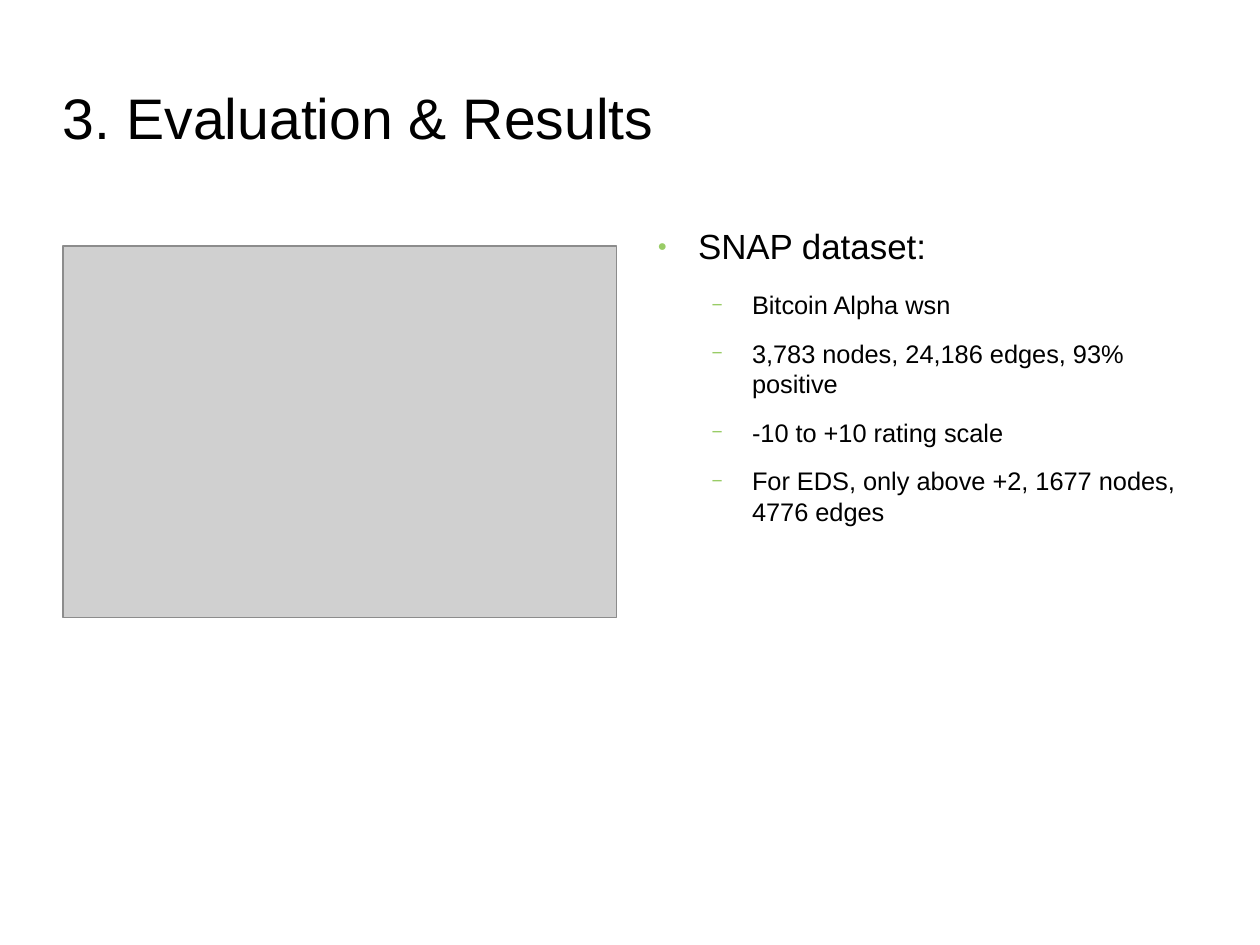
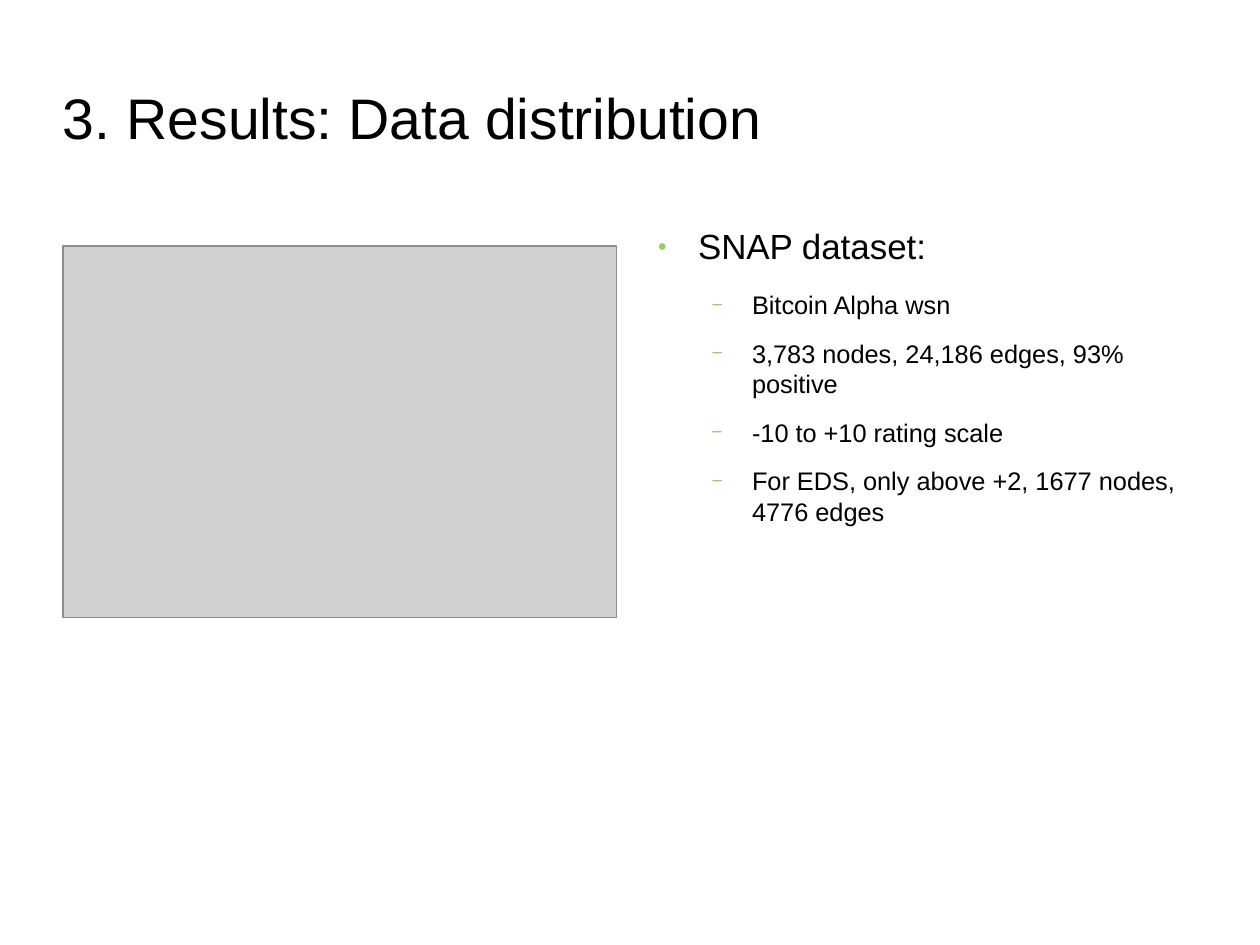
Before and after one commit to s2-t2/blockchain_reputation_system, a slide deck: slide 20 of documents/Presentation/Presentation.odp. Drawn at 1260x945 pixels with LibreOffice and Linux fonts; fonts in the diff are those of the drawing; grey boxes stand for pictures; background and template pictures are left out. Boxes give left, top, right and bottom in pixels: in the first picture for what was removed or moved away, otherwise in the second. Text is boxed around its words. In the diff, an @@ line names an element or a change of style, - is before the commit and + after.

Commit message:
presentation update

```diff
--- a/documents/Presentation/Presentation.odp
+++ b/documents/Presentation/Presentation.odp
@@ title at bbox=[63, 97, 761, 140]: text changed @@
-3. Evaluation & Results
+3. Results: Data distribution
```
Also in this commit, not shown: 1 slide added, 1 slide removed, 1 other file.
